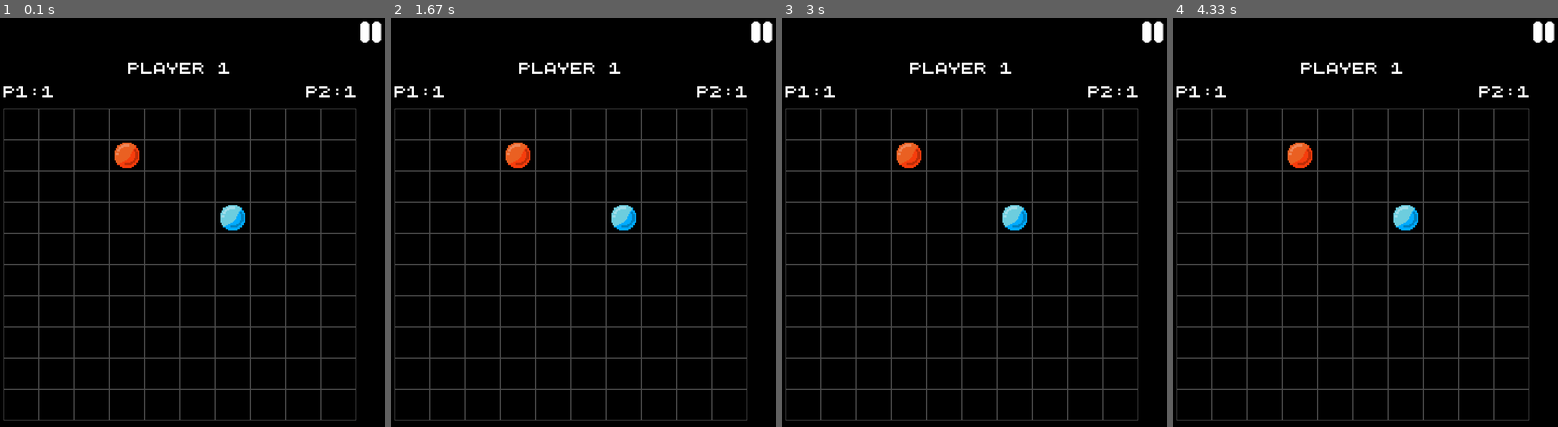
Above: before the commit, frames 1-4 (left to right).
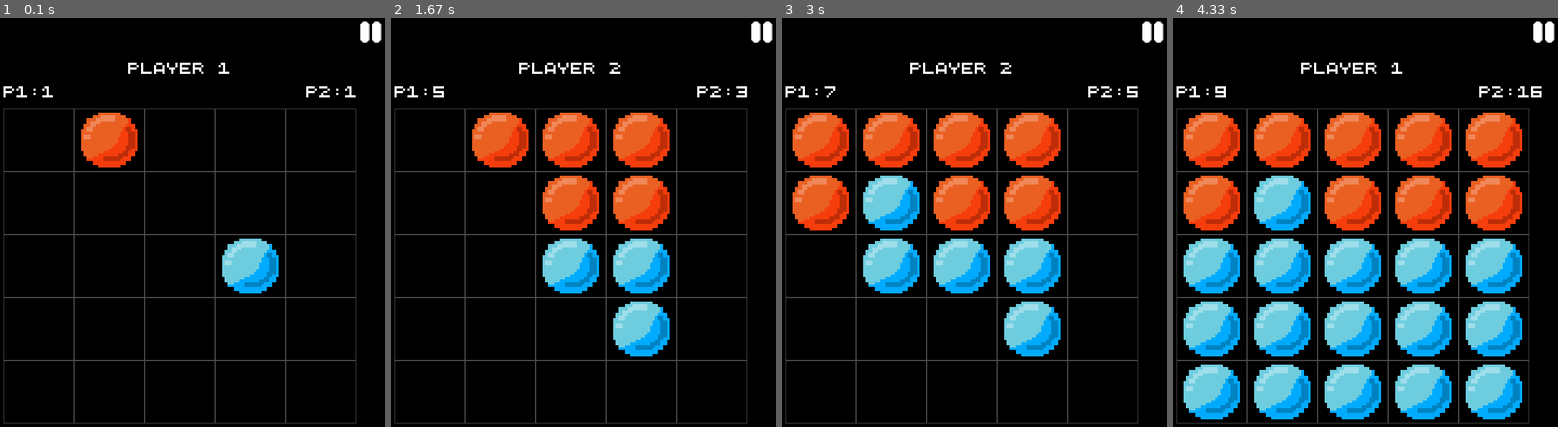
Above: after the commit, the same moments.

Repository: Swif7ify/Clashing-Grid-Pygame
Game: pygame game, started from main.py
Two runs of this game, one before a commit and one after it. Both use one fixed random seed, a clock stepped at 60 frames per second and the inputs below.
Inputs (mouse positions are in pixels of both pictures, inside the frame that each line leads up to):
- Up to frame 1 (0.1 s): no input
- Up to frame 2 (1.67 s): click (571, 230) at 0.38 s; click (571, 267) at 0.72 s; click (618, 230) at 1.05 s
- Up to frame 3 (3 s): click (859, 230) at 2.38 s; click (801, 124) at 2.72 s
- Up to frame 4 (4.33 s): click (1238, 271) at 3.55 s; click (1507, 140) at 3.88 s; click (1492, 312) at 4.22 s

The runs differ from the first frame. In frame 1, 8.0% of the frame differs, in the area x 0-93%, y 22-100%; in frame 2, 17%; in frame 3, 23%; in frame 4, 44%, in the area x 0-96%, y 16-100%.

Commit message:
Added Winner checks, automatically detects if no piece can be placed, and try again state added

Diff:
--- a/main.py
+++ b/main.py
@@ -1,5 +1,6 @@
 import pygame
 import random
+import sys
 
 class Game:
     def __init__(self):
@@ -20,7 +21,7 @@
         self.canvas_screen = pygame.Rect((self.width - 600) // 2, (self.height - 580), self.canvas_width, self.canvas_height)
 
         # Grid size
-        self.rows, self.cols = 10, 10
+        self.rows, self.cols = 5, 5
         self.cell_width = self.canvas_width // self.cols
         self.cell_height = self.canvas_height // self.rows
         self.grid = [[None for _ in range(self.cols)] for _ in range(self.rows)]
@@ -39,8 +40,22 @@
         self.title_font = pygame.font.Font("fonts/Quinquefive-ALoRM.ttf", 18)
         self.sub_title_font = pygame.font.Font("fonts/GamestationCond.otf", 32)
 
+        # delay
+        self.delay_active = False
+        self.delay_start_time = 0
+        self.delay_duration = 2000
+
         # FPS
         self.clock = pygame.time.Clock()
+
+    def main_menu(self):
+        while True:
+            for event in pygame.event.get():
+                if event.type == pygame.QUIT:
+                    sys.exit()
+
+            self.screen.fill(self.background)
+            pygame.display.update()
 
     def draw_grid(self):
         for row in range(self.rows):
@@ -55,6 +70,15 @@
                     self.screen.blit(self.player1_color, (x + 7, y + 2))
                 elif self.grid[row][col] == 2:
                     self.screen.blit(self.player2_color, (x + 7, y + 2))
+
+    def place_initial_cell(self):
+        self.player1_score = 0
+        self.player2_score = 0
+        self.grid = [[None for _ in range(self.cols)] for _ in range(self.rows)]
+        self.playerTurn = 1
+
+        self.grid[random.randint(1, self.rows) // 2][self.cols // 3] = 1
+        self.grid[random.randint(1, self.rows) // 2][2 * self.cols // 3] = 2
 
     def get_neighbors(self, row, col):
         neighbors = []
@@ -85,8 +109,83 @@
                     self.random_expand(row, col)  # Expand to a random valid neighbor
                     self.playerTurn = 2 if self.playerTurn == 1 else 1  # Alternate turn
 
-    def player_turn(self):
-        pass
+    def check_winner(self):
+        for row in range(self.rows):
+            for col in range(self.cols):
+                if self.grid[row][col] is None:
+                    neighbors = self.get_neighbors(row, col)
+                    if any(self.grid[nr][nc] == self.playerTurn for nr, nc in neighbors):
+                        return  # Current player has valid moves, continue the game
+
+        # If no valid moves, fill all remaining cells with the opponent's pieces
+        opponent = 2 if self.playerTurn == 1 else 1
+        for row in range(self.rows):
+            for col in range(self.cols):
+                if self.grid[row][col] is None:
+                    self.grid[row][col] = opponent
+
+        # Proceed to the winner method
+        pygame.display.update()
+        self.delay_active = True
+        self.delay_start_time = pygame.time.get_ticks()
+
+
+    def winner(self):
+        if self.player1_score == self.player2_score:
+            game_overText = self.title_font.render("Draw", True, (255, 255, 255))
+            game_overText_rect = game_overText.get_rect(center=(self.width // 2, 100))
+            playerImg = pygame.transform.scale(pygame.image.load("objects/drawnGame.png").convert_alpha(), (300, 300))
+            playerImg_rect = playerImg.get_rect(center=(self.width // 2, self.height // 2 - 30))
+        else:
+            game_overText = self.title_font.render(f"Player {1 if self.player1_score > self.player2_score else 2} WINS! ", True, (255, 255, 255))
+            game_overText_rect = game_overText.get_rect(center=(self.width // 2, 100))
+            playerImg = pygame.transform.scale(pygame.image.load(
+                "objects/player1Crowned.png" if self.player1_score > self.player2_score else "objects/player2Crowned.png").convert_alpha(),
+                                               (300, 300))
+            playerImg_rect = playerImg.get_rect(center=(self.width // 2, self.height // 2 - 30))
+
+        try_againText = self.title_font.render("Try Again?", True, (255, 255, 255))
+        try_againText_rect = try_againText.get_rect(center=(self.width // 2, 140))
+
+        main_menuText = self.sub_title_font.render("Main Menu", True, (255, 255, 255))
+        main_menuText_rect = main_menuText.get_rect(center=(self.width // 2, self.height // 2 + 180))
+
+        restartText = self.sub_title_font.render("Restart", True, (255, 255, 255))
+        restartText_rect = restartText.get_rect(center=(self.width // 2, self.height // 2 + 230))
+
+        quitText = self.sub_title_font.render("Quit", True, (255, 255, 255))
+        quitText_rect = quitText.get_rect(center=(self.width // 2, self.height // 2 + 280))
+
+        while True:
+            for event in pygame.event.get():
+                if event.type == pygame.QUIT:
+                    self.running = False
+                    sys.exit()
+
+                if event.type == pygame.MOUSEMOTION:
+                    if main_menuText_rect.collidepoint(event.pos) or restartText_rect.collidepoint(event.pos) or quitText_rect.collidepoint(event.pos):
+                        pygame.mouse.set_cursor(pygame.SYSTEM_CURSOR_HAND)
+                    else:
+                        pygame.mouse.set_cursor(pygame.SYSTEM_CURSOR_ARROW)
+
+                if event.type == pygame.MOUSEBUTTONDOWN:
+                    if restartText_rect.collidepoint(event.pos):
+                        self.place_initial_cell()
+                        return
+                    elif main_menuText_rect.collidepoint(event.pos):
+                        self.run()
+                        return
+                    elif quitText_rect.collidepoint(event.pos):
+                        sys.exit()
+
+            self.screen.fill(self.background)
+            self.screen.blit(game_overText, game_overText_rect)
+            self.screen.blit(try_againText, try_againText_rect)
+            self.screen.blit(playerImg, playerImg_rect)
+            self.screen.blit(main_menuText, main_menuText_rect)
+            self.screen.blit(restartText, restartText_rect)
+            self.screen.blit(quitText, quitText_rect)
+            pygame.display.update()
 
     def player_score(self):
         self.player1_score = sum(cell == 1 for row in self.grid for cell in row)
@@ -104,9 +203,9 @@
         self.screen.blit(player2_score, (590, 130))
 
     def run(self):
-        # place initial cell
-        self.grid[random.randint(1, self.rows) // 2][self.cols // 3] = 1
-        self.grid[random.randint(1, self.rows) // 2][2 * self.cols // 3] = 2
+        # self.main_menu()
+        self.place_initial_cell()
+
         pauseButton = pygame.transform.scale(pygame.image.load("objects/pauseButton.png").convert_alpha(), (40, 40))
         pauseButton_rect = pauseButton.get_rect(center=(self.width - 50, 40))
         while self.running:
@@ -132,6 +231,13 @@
             self.player_score()
             self.draw_header() # draws game header
             self.draw_grid() # draws grid
+            if self.delay_active:
+                current_time = pygame.time.get_ticks()
+                if current_time - self.delay_start_time >= self.delay_duration:
+                    self.delay_active = False
+                    self.winner()
+            else:
+                self.check_winner()
             self.clock.tick(60)
             pygame.display.update()
 
@@ -139,3 +245,6 @@
 if __name__ == "__main__":
     game = Game()
     game.run()
+    sys.exit()
+
+# implementation of main screen
Binary file added: objects/drawnGame.png
Binary file added: objects/player1Crowned.png
Binary file added: objects/player2Crowned.png
